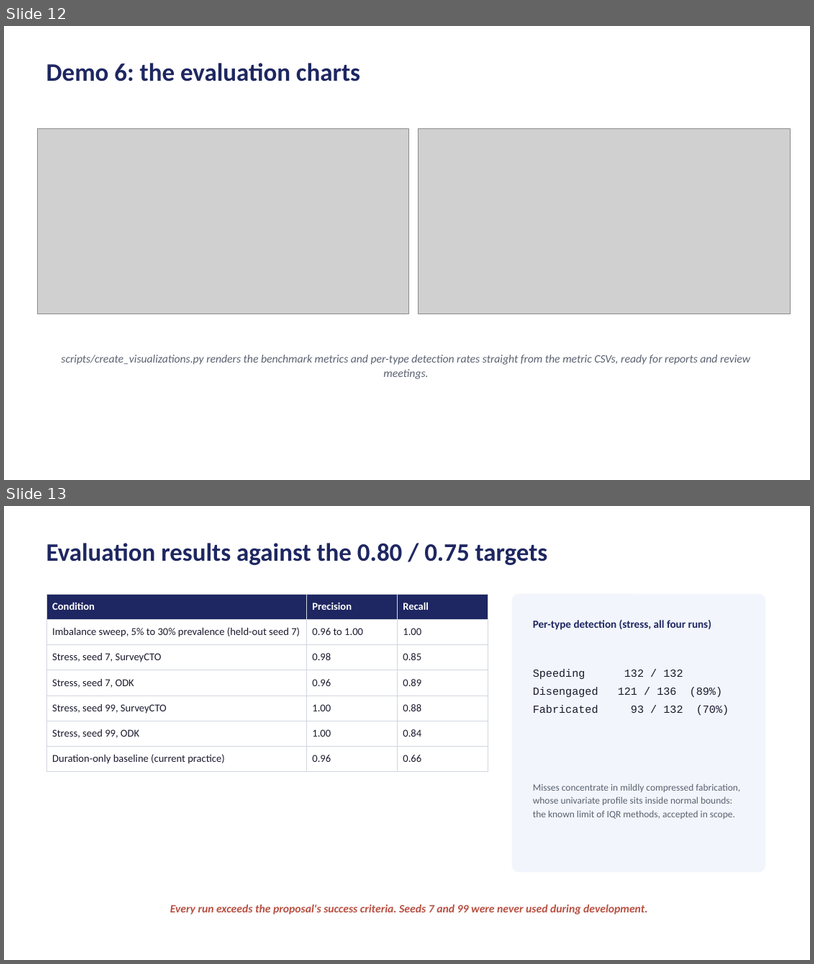
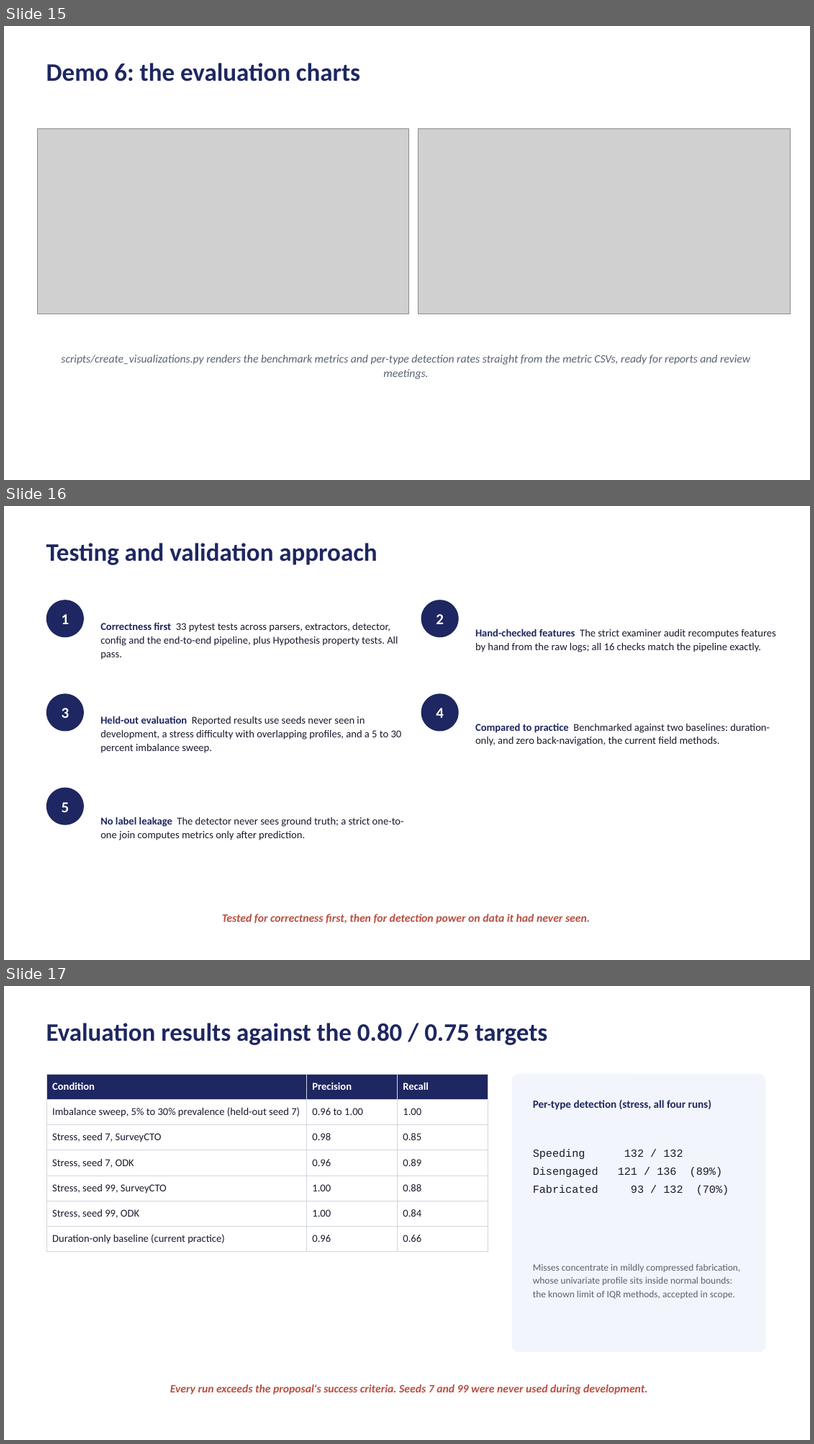
Before and after one commit to Samuelkaoma-eng/SKACE-TIME-DATA, a slide deck: docs/deliverables/Kaoma_Paradata_Presentation.pptx. Shown one above the other, each under a label of ours: slides 12 and 13 before the commit, slides 15, 16 and 17 after it. The pictures are 814x964 and 814x1444 pixels, drawn with LibreOffice and Linux fonts; fonts in the diff are those of the drawing; grey boxes stand for pictures. Boxes give left, top, right and bottom in pixels: in the first picture for what was removed or moved away, otherwise in the second. Text is boxed around its words. In the diff, an @@ line names an element or a change of style, - is before the commit and + after.

Commit message:
expand presentation to 22 slides: add literature review, methodology, tech stack, testing, ethics, timeline and references

```diff
--- a/docs/deliverables/Kaoma_Paradata_Presentation.pptx
+++ b/docs/deliverables/Kaoma_Paradata_Presentation.pptx
@@ slide 16 added at (4,506,810,960), background #FFFFFF @@
@@ text added at (46,543,377,565), 30 pt, text #1E2761, bold @@
+Testing and validation approach
@@ ellipse added at (46,600,84,637), fill #1E2761 @@
@@ ellipse added at (422,600,459,637), fill #1E2761 @@
@@ text added at (62,614,70,624), 18 pt, text #FFFFFF, bold @@
+1
@@ text added at (100,622,398,659), 12.5 pt, text #1A1A2E @@
+Correctness first 33 pytest tests across parsers, extractors, detector, config and the end-to-end pipeline, plus Hypothesis property tests. All pass.
@@ text added at (436,614,444,624), 18 pt, text #FFFFFF, bold @@
+2
@@ text added at (476,628,777,652), 12.5 pt, text #1A1A2E @@
+Hand-checked features The strict examiner audit recomputes features by hand from the raw logs; all 16 checks match the pipeline exactly.
@@ ellipse added at (46,693,84,731), fill #1E2761 @@
@@ ellipse added at (422,693,459,731), fill #1E2761 @@
@@ text added at (62,708,70,718), 18 pt, text #FFFFFF, bold @@
+3
@@ text added at (100,716,402,753), 12.5 pt, text #1A1A2E @@
+Held-out evaluation Reported results use seeds never seen in development, a stress difficulty with overlapping profiles, and a 5 to 30 percent imbalance sweep.
@@ text added at (436,708,444,718), 18 pt, text #FFFFFF, bold @@
+4
@@ text added at (476,723,770,746), 12.5 pt, text #1A1A2E @@
+Compared to practice Benchmarked against two baselines: duration-only, and zero back-navigation, the current field methods.
@@ ellipse added at (46,788,84,825), fill #1E2761 @@
@@ text added at (62,802,70,812), 18 pt, text #FFFFFF, bold @@
+5
@@ text added at (100,816,404,840), 12.5 pt, text #1A1A2E @@
+No label leakage The detector never sees ground truth; a strict one-to-one join computes metrics only after prediction.
@@ text added at (222,914,590,924), 13.5 pt, text #B85042, bold, italic @@
+Tested for correctness first, then for detection power on data it had never seen.
@@ what was slide 12 is now slide 15 @@
@@ what was slide 13 is now slide 17 @@
```
Also in this commit, not shown: 1 slide changed, 6 other slides added.
